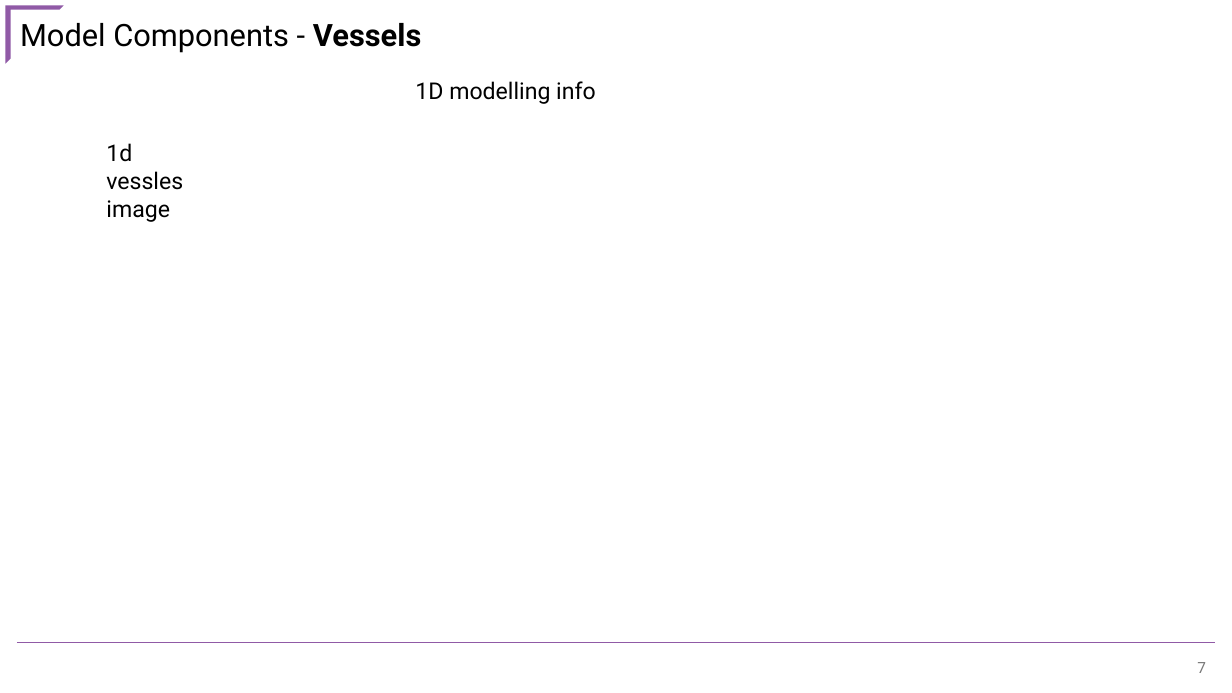
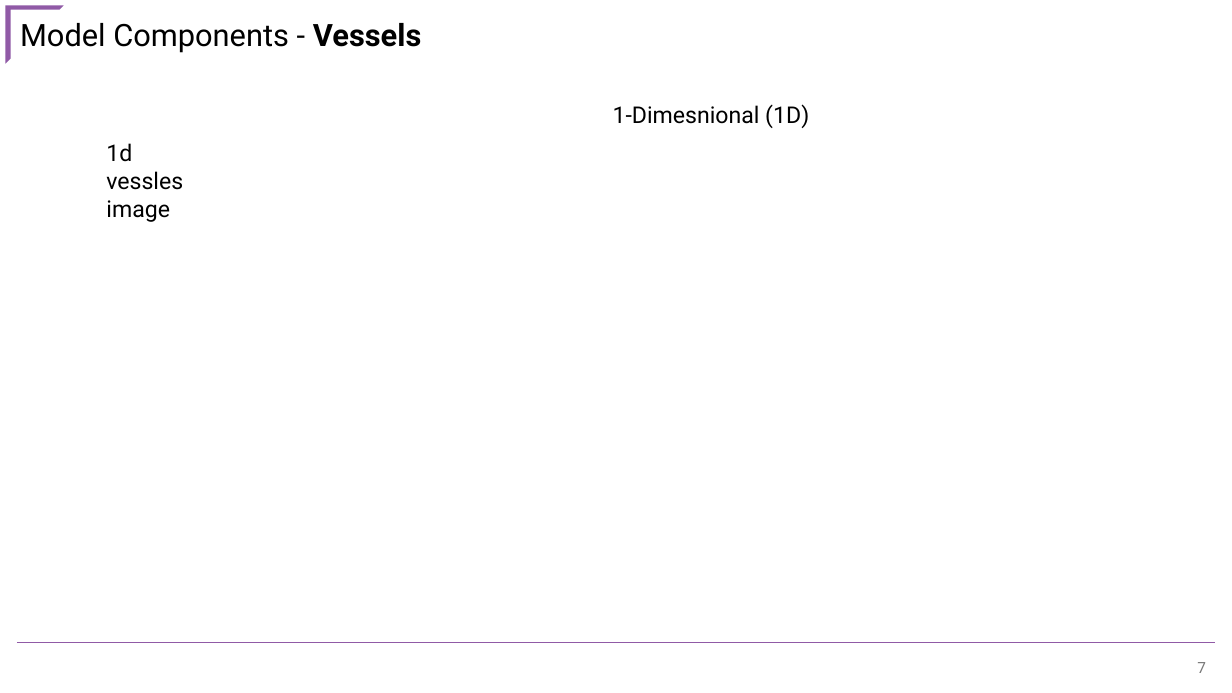
Before and after one commit to CNorthwayMedPhys/Full-Body-Flow-Model-Project, a slide deck: slide 7 of Working Documents/COMP2025.pptx. Drawn at 1232x693 pixels with LibreOffice and Linux fonts; fonts in the diff are those of the drawing. Boxes give left, top, right and bottom in pixels: in the first picture for what was removed or moved away, otherwise in the second. Text is boxed around its words. In the diff, an @@ line names an element or a change of style, - is before the commit and + after.

```diff
--- a/Working Documents/COMP2025.pptx
+++ b/Working Documents/COMP2025.pptx
@@ text removed at (415,81,596,104) @@
-1D modelling info
@@ text added at (613,104,809,128), 18 pt, text #000000 @@
+1-Dimesnional (1D)
```
Also in this commit, not shown: 2 other slides changed, 2 slides added, 1 slide removed, 5 other files.
